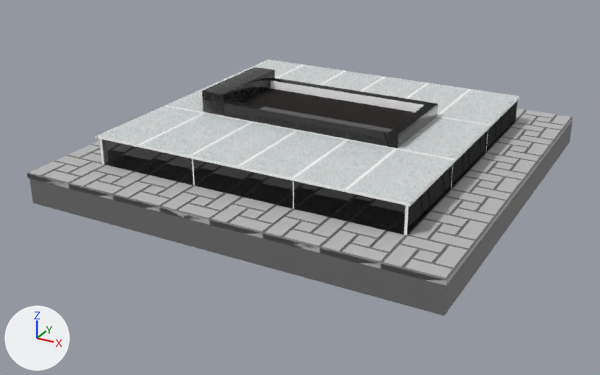
Two versions of the glTF model public/models/02_Облицовка/180-180-15 мансур [u_2_u] .glb, one commit apart.
Before and after are seen from a camera (50 mm lens) standing at (2.17, -3.71, 1.91) and looking at (-0.02, 0.27, -0.08). The lights are fixed; the arrows at lower left show +X, +Y and +Z. Where no turn or scale is listed for an object, it has been applied to the vertices. Vertices at the same position are counted once.

Objects in the first picture: 'Cube.154', 'Cube.155', 'Cube.159', 'Cube.161', 'Plane.008', 'plitka.001', 'plitka.002', 'Куб.001', 'Куб.216', 'Куб.217', 'Куб.218'.
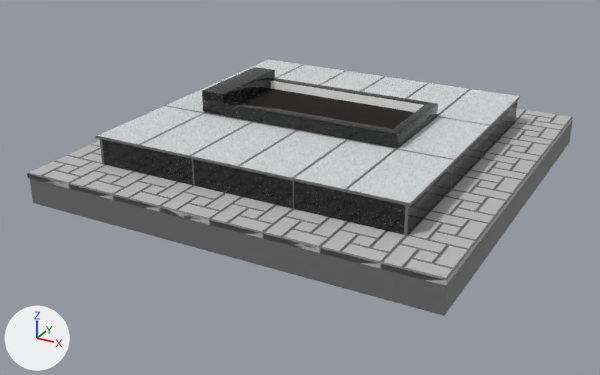
Where the newer file only moved an object's origin or applied its transform, the numbers keep the older frame.

What the commit changed:
Material 'gabbro.002' (mat_gabbro_002) is new.
Uses the picture img_570_original_jpg.
me_куб_229 has 65 vertices, 111 faces and spans x -0.526..0.526, y -0.03..0.03, z -0.04..0.04.
me_куб_229 is used by ob_куб_216; location (0.061, 0.722, 0.366).
me_куб_229 part 1: 2 of the faces centred in x -0.175..0.175, y -0.03, z -0.014..0.013 are now shaded flat.
me_куб_230 has 96 vertices, 188 faces and spans x -0.03..0.03, y -0.299..0.301, z -0.04..0.04.
me_куб_230 is used by ob_куб_217; location (0.607, 0.452, 0.366).
me_куб_230 part 2: all 186 faces that had it switch from mat_granite_gabbro_003 to mat_gabbro_002.
me_куб_231 has 65 vertices, 111 faces and spans x -0.524..0.524, y -0.03..0.03, z -0.04..0.04.
me_куб_231 is used by ob_куб_218; location (0.059, 0.185, 0.366).
me_куб_231 part 3: all 108 faces that had it switch from mat_granite_gabbro_003 to mat_gabbro_002.
me_cube_157 has 24 vertices, 52 faces and spans x -1.51..0.3, y -0.01..0.01, z -0.07..0.07.
me_cube_157 is used by ob_cube_154; location (0.644, -0.448, 0.235).
me_cube_157 part 4: 6 faces spanning x -1.51..0.3, y -0.01, z -0.07..0.07 switch from mat_granite_gabbro_003 to mat_gabbro_002.
me_cube_157 part 5: 46 faces spanning x -1.51..0.3, y -0.01..0.01, z -0.07..0.07 switch from mat_gray_002 (white #ffffff) to mat_beton_001 (dark grey #6e6e6e).
me_cube_158 has 32 vertices, 54 faces and spans x -0.01..0.01, y -0.92..0.91, z -0.07..0.07.
me_cube_158 is used by ob_cube_155; location (0.938, 0.46, 0.235).
me_cube_158 part 6: 8 faces spanning x 0.01, y -0.92..0.91, z -0.07..0.07 switch from mat_granite_gabbro_003 to mat_gabbro_002.
me_cube_158 part 7: 46 faces spanning x -0.01..0.01, y -0.92..0.91, z -0.07..0.07 switch from mat_gray_002 (white #ffffff) to mat_beton_001 (dark grey #6e6e6e).
me_cube_162 has 252 vertices, 568 faces and spans x -1.67..0.17, y -1.53..0.33, z -0.01..0.01.
me_cube_162 is used by ob_cube_159; location (0.781, 1.053, 0.319).
me_cube_162 part 8: all 388 faces that had it switch from mat_gray_002 (white #ffffff) to mat_beton_001 (dark grey #6e6e6e).
me_cube_165 has 32 vertices, 54 faces and spans x -0.01..0.01, y -0.91..0.92, z -0.15..0.15.
me_cube_165 is used by ob_cube_156; location (-0.873, 0.46, 0.235); rotation (0.0, -3.142, 0.0), in degrees (0, -180, 0); scale (-1.0, -1.0, -0.5).
me_cube_165 no longer uses material mat_granite_gabbro_003.
me_cube_165 no longer uses material mat_gray_002 (white #ffffff).
me_cube_165 part 9: the whole mesh is scaled about the mesh origin by (-1, -1, -0.5).
me_cube_165 now uses material mat_gabbro_002.
me_cube_165 now uses material mat_beton_001 (dark grey #6e6e6e).
Object 'Cube.156' (ob_cube_156) is rescaled from (-1.0, -1.0, -0.5) to (1.0, 1.0, 1.0).

Boxes (x1, y1, x2, y2) around the edits, measured in the pictures (600 x 375 px; the box of a moved part takes in the faces that stretch with it):
part 1 of me_куб_229, shading changed
    both: (270, 80, 424, 112)
part 2 of me_куб_230, recoloured
    both: (387, 102, 438, 149)
part 3 of me_куб_231, recoloured
    both: (223, 101, 393, 146)
part 4 of me_cube_157, recoloured
    both: (102, 139, 406, 234)
part 5 of me_cube_157, recoloured
    both: (192, 159, 294, 209)
part 6 of me_cube_158, recoloured (black to grey)
    both: (407, 100, 518, 235)
part 7 of me_cube_158, recoloured
    both: (404, 135, 488, 235)
part 8 of me_cube_162, recoloured (white to grey)
    both: (95, 62, 520, 206)
part 9 of me_cube_165, moved or reshaped
    both: (100, 139, 104, 164)
